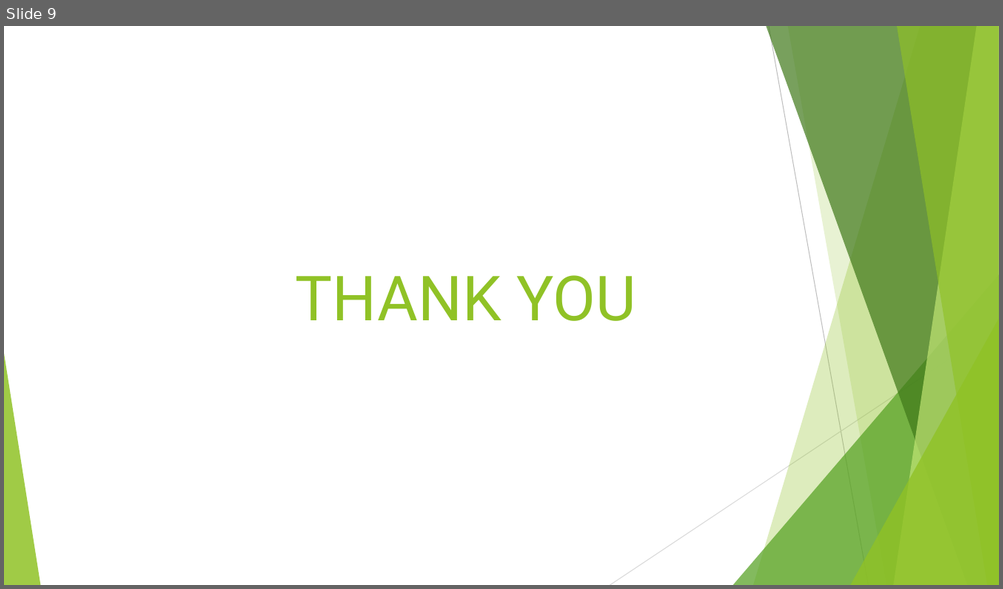
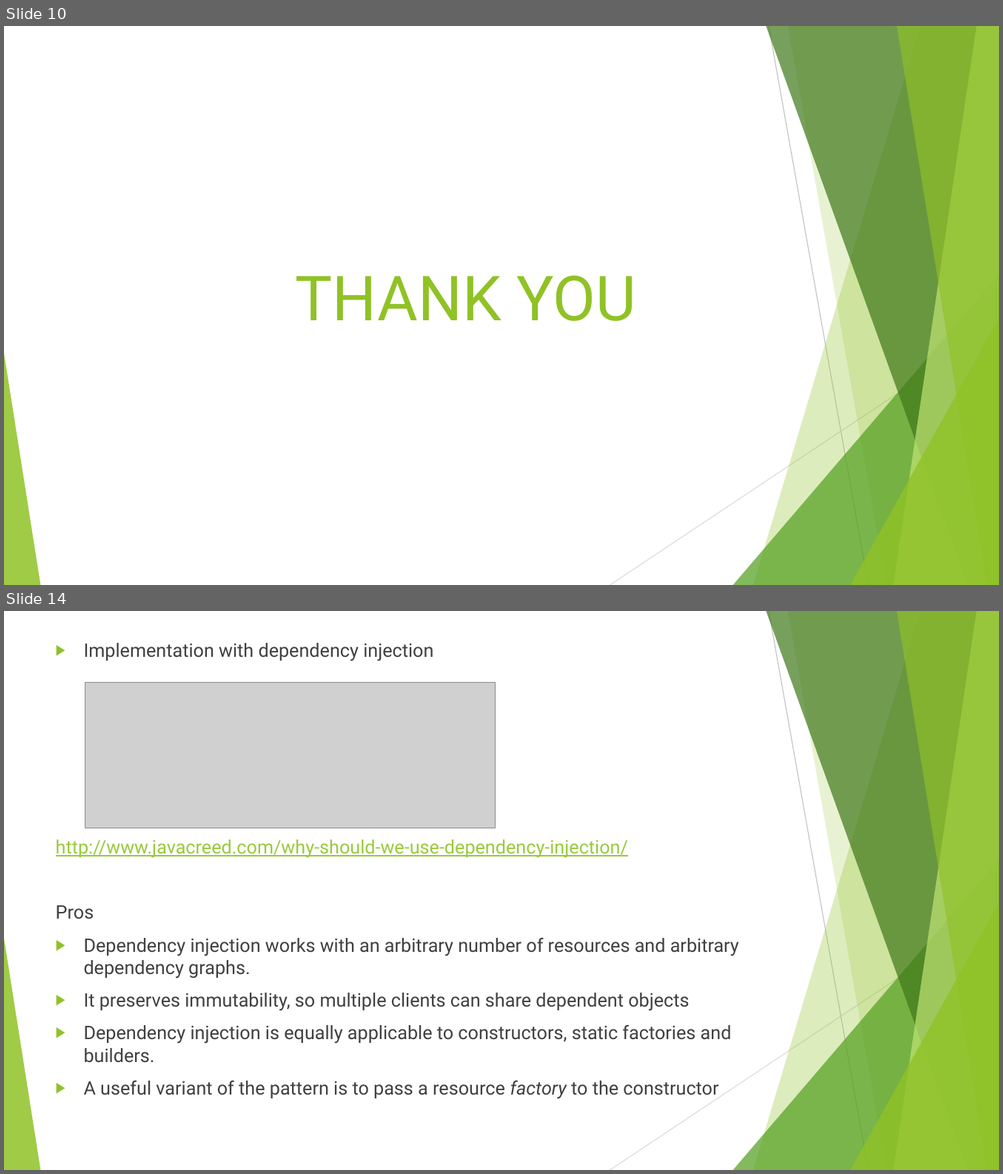
Before and after one commit to chinthanabt/EffectiveJava, a slide deck: EffectiveJava.pptx. Shown one above the other, each under a label of ours: slide 9 before the commit, slides 10 and 14 after it; the slides between them are not shown. The pictures are 1003x589 and 1003x1174 pixels, drawn with LibreOffice and Linux fonts; fonts in the diff are those of the drawing; grey boxes stand for pictures. Boxes give left, top, right and bottom in pixels: in the first picture for what was removed or moved away, otherwise in the second. Text is boxed around its words. In the diff, an @@ line names an element or a change of style, - is before the commit and + after.

```diff
--- a/EffectiveJava.pptx
+++ b/EffectiveJava.pptx
@@ slide 14 added at (4,611,999,1170), background #FFFFFF; not listed: 10 template elements that a slide beside it also shows @@
@@ text added at (56,643,739,1099), 18 pt, text #404040 @@
+▶ Implementation with dependency injection
+http://www.javacreed.com/why-should-we-use-dependency-injection/
+Pros
+▶ Dependency injection works with an arbitrary number of resources and arbitrary dependency graphs.
+▶ It preserves immutability, so multiple clients can share dependent objects
+▶ Dependency injection is equally applicable to constructors, static factories and builders.
+▶ A useful variant of the pattern is to pass a resource factory to the constructor
@@ picture added at (85,682,495,828) @@
@@ what was slide 9 is now slide 10 @@
```
Also in this commit, not shown: 11 other slides added.
